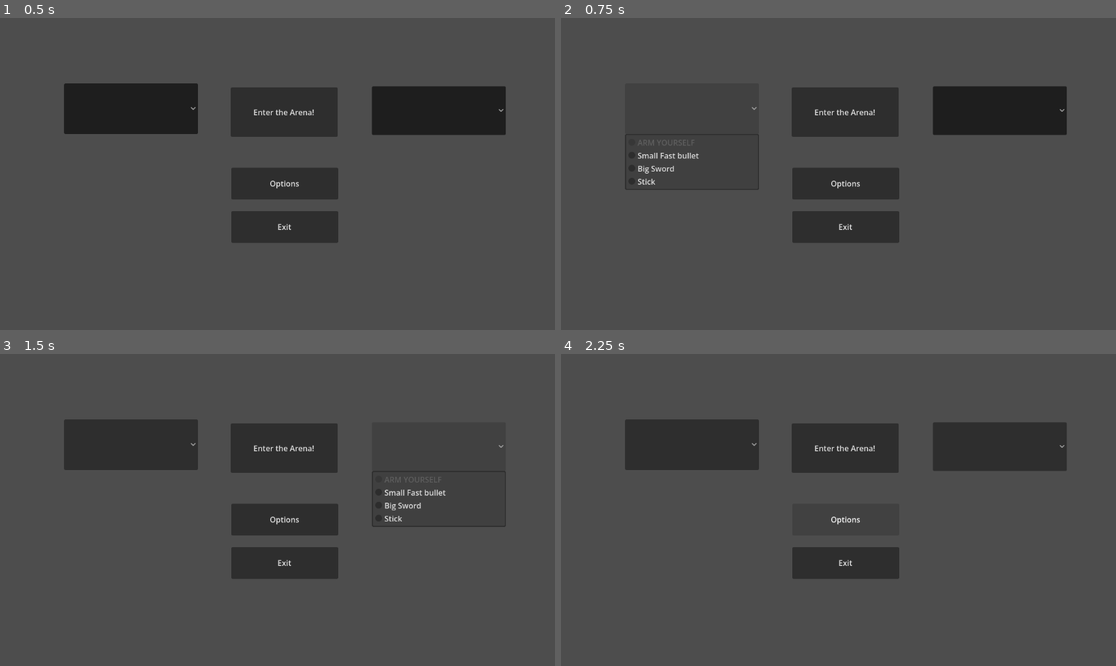
Above: before the commit, frames 1-4 (two rows, left to right).
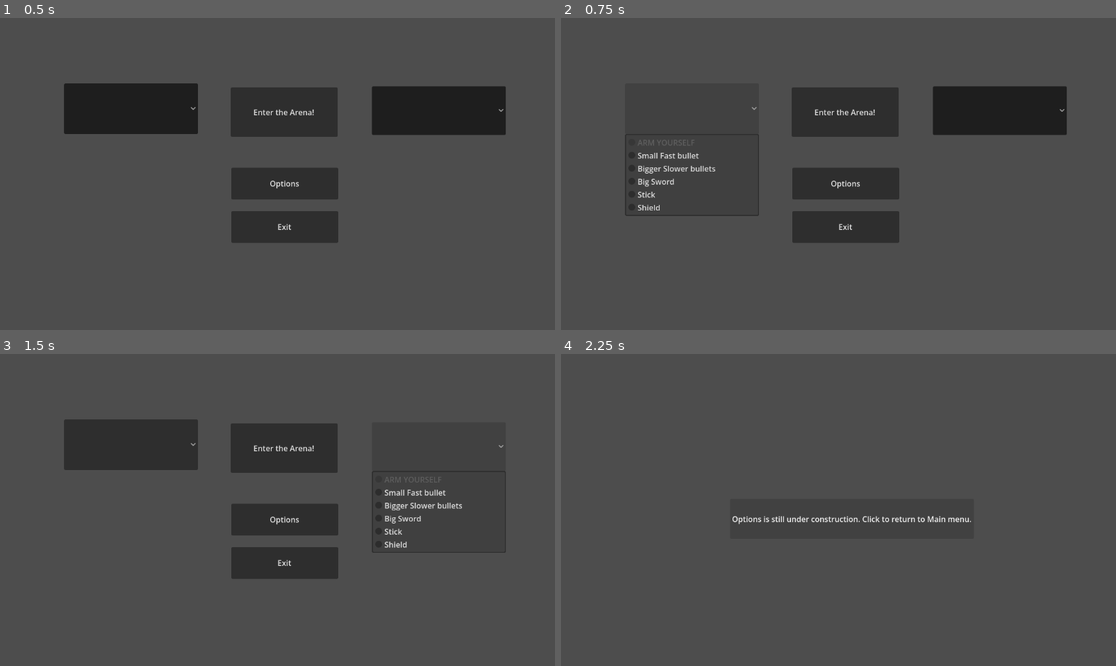
Above: after the commit, the same moments.

Repository: SKeppinger/brickbot-beatdown
Game: Godot game, scene res://GUI/main_menu.tscn
Same seed, same stepped clock (60 frames per second), same inputs: the game is played once before the commit and once after it. This scene is started directly instead of the project's main scene.
Inputs (mouse positions are in pixels of both pictures, inside the frame that each line leads up to):
- Up to frame 1 (0.5 s): no input
- Up to frame 2 (0.75 s): click (694, 108) at 0.5 s
- Up to frame 3 (1.5 s): click (438, 447) at 1.25 s
- Up to frame 4 (2.25 s): click "Options" at 2 s

Frame 1 is identical in both runs. In frame 2, 0.4% of the frame differs, in the area x 11-36%, y 47-64%; in frame 3, 0.4%; in frame 4, 13%, in the area x 11-92%, y 20-72%.

Commit message:
ARM YOURSELF

Diff:
--- a/GUI/main_menu.gd
+++ b/GUI/main_menu.gd
@@ -1,5 +1,43 @@
 extends Node2D
 
+## Just gonna do this the quick and dirty way for now
+## TODO: THIS WILL BE DONE MORE SENSIBLY IN THE FUTURE
+@onready var left_arm_dropdown = $"Left arm weapon"
+@onready var right_arm_dropdown = $"Right arm weapon"
+@export var attachment_1: PackedScene
+@export var attachment_2: PackedScene
+@export var attachment_3: PackedScene
+@export var attachment_4: PackedScene
+@export var attachment_5: PackedScene
+func get_attachments_from_dropdowns():
+	var attachments = [] #left then right
+	var l = null
+	var r = null
+	match left_arm_dropdown.get_selected_id():
+		1:
+			l = attachment_1
+		2:
+			l = attachment_2
+		3:
+			l = attachment_3
+		4:
+			l = attachment_4
+		5:
+			l = attachment_5
+	attachments.append(l)
+	match right_arm_dropdown.get_selected_id():
+		1:
+			r = attachment_1
+		2:
+			r = attachment_2
+		3:
+			r = attachment_3
+		4:
+			r = attachment_4
+		5:
+			r = attachment_5
+	attachments.append(r)
+	return attachments
 
 # Called when the node enters the scene tree for the first time.
 func _ready() -> void:
@@ -12,11 +50,16 @@
 
 
 func _on_fight_pressed() -> void:
-	get_tree().change_scene_to_file("res://demo/demo_arena.tscn")
+	if left_arm_dropdown.get_selected_id() and right_arm_dropdown.get_selected_id():
+		print(left_arm_dropdown.get_selected_id())
+		print(right_arm_dropdown.get_selected_id())
+		GameState.left_arm = get_attachments_from_dropdowns()[0]
+		GameState.right_arm = get_attachments_from_dropdowns()[1]
+		get_tree().change_scene_to_file("res://demo/demo_arena.tscn")
 
 
 func _on_options_pressed() -> void:
-	get_tree().change_scene_to_file("res://options.tscn")
+	get_tree().change_scene_to_file("res://GUI/options.tscn")
 
 
 func _on_exit_pressed() -> void:
--- a/GUI/main_menu.tscn
+++ b/GUI/main_menu.tscn
@@ -1,9 +1,19 @@
 [gd_scene format=3 uid="uid://hwwble31n3j5"]
 
-[ext_resource type="Script" uid="uid://b11pcibjx50pn" path="res://main_menu.gd" id="1_06t4h"]
+[ext_resource type="Script" uid="uid://b11pcibjx50pn" path="res://GUI/main_menu.gd" id="1_06t4h"]
+[ext_resource type="PackedScene" uid="uid://vu04671xunx7" path="res://attachments/fast_ranged_attachment.tscn" id="2_rhcmj"]
+[ext_resource type="PackedScene" uid="uid://ceuf45tbqi1rd" path="res://attachments/med_ranged_attachment.tscn" id="3_exjve"]
+[ext_resource type="PackedScene" uid="uid://bsxw3rsifs8f2" path="res://attachments/big_melee_attachment.tscn" id="4_s7n8e"]
+[ext_resource type="PackedScene" uid="uid://debxgxhqpgpf1" path="res://attachments/melee_attachment.tscn" id="5_w0c01"]
+[ext_resource type="PackedScene" uid="uid://cf2tch766jqhv" path="res://attachments/shield_attachment.tscn" id="6_w0c01"]
 
 [node name="Main Menu" type="Node2D" unique_id=1178264397]
 script = ExtResource("1_06t4h")
+attachment_1 = ExtResource("2_rhcmj")
+attachment_2 = ExtResource("3_exjve")
+attachment_3 = ExtResource("4_s7n8e")
+attachment_4 = ExtResource("5_w0c01")
+attachment_5 = ExtResource("6_w0c01")
 
 [node name="Left arm weapon" type="OptionButton" parent="." unique_id=1657294550]
 offset_left = 133.0
@@ -12,16 +22,20 @@
 offset_bottom = 241.0
 button_pressed = true
 keep_pressed_outside = true
-item_count = 4
+item_count = 6
 popup/item_0/text = "ARM YOURSELF"
 popup/item_0/id = 0
 popup/item_0/disabled = true
 popup/item_1/text = "Small Fast bullet"
 popup/item_1/id = 1
-popup/item_2/text = "Big Sword"
+popup/item_2/text = "Bigger Slower bullets"
 popup/item_2/id = 2
-popup/item_3/text = "Stick"
+popup/item_3/text = "Big Sword"
 popup/item_3/id = 3
+popup/item_4/text = "Stick"
+popup/item_4/id = 4
+popup/item_5/text = "Shield"
+popup/item_5/id = 5
 
 [node name="Right arm weapon" type="OptionButton" parent="." unique_id=1676839548]
 offset_left = 772.0
@@ -30,16 +44,20 @@
 offset_bottom = 243.0
 button_pressed = true
 keep_pressed_outside = true
-item_count = 4
+item_count = 6
 popup/item_0/text = "ARM YOURSELF"
 popup/item_0/id = 0
 popup/item_0/disabled = true
 popup/item_1/text = "Small Fast bullet"
 popup/item_1/id = 1
-popup/item_2/text = "Big Sword"
+popup/item_2/text = "Bigger Slower bullets"
 popup/item_2/id = 2
-popup/item_3/text = "Stick"
+popup/item_3/text = "Big Sword"
 popup/item_3/id = 3
+popup/item_4/text = "Stick"
+popup/item_4/id = 4
+popup/item_5/text = "Shield"
+popup/item_5/id = 5
 
 [node name="Fight" type="Button" parent="." unique_id=520077590]
 offset_left = 479.0
--- a/GUI/options.gd
+++ b/GUI/options.gd
@@ -12,4 +12,4 @@
 
 
 func _on_main_menu_pressed() -> void:
-	get_tree().changescenetofile("res://main_menu.tscn")
+	get_tree().change_scene_to_file("res://GUI/main_menu.tscn")
--- a/demo/player.gd
+++ b/demo/player.gd
@@ -54,7 +54,12 @@
 ## Ready (capture mouse)
 func _ready():
 	Input.mouse_mode = Input.MOUSE_MODE_CAPTURED
-	load_attachments() ## TEMPORARY FOR TESTING
+	if GameState.left_arm and GameState.right_arm:
+		var l = GameState.left_arm.instantiate()
+		var r = GameState.right_arm.instantiate()
+		$LeftArmAttachment.add_child(l)
+		$RightArmAttachment.add_child(r)
+		load_attachments() ## TEMPORARY FOR TESTING
 
 
 
@@ -97,13 +102,13 @@
 		if Input.is_action_just_pressed("change_shoulder"):
 			camera.position.x *= -1
 		## Left Arm
-		if Input.is_action_pressed("left_ability"):
+		if left_attachment and Input.is_action_pressed("left_ability"):
 			left_attachment.do_action()
 		## Right Arm
-		if Input.is_action_pressed("right_ability"):
+		if right_attachment and Input.is_action_pressed("right_ability"):
 			right_attachment.do_action()
 		## Special
-		if Input.is_action_pressed("special_ability"):
+		if special_attachment and Input.is_action_pressed("special_ability"):
 			pass
 
 		## Timers
--- a/demo/player.tscn
+++ b/demo/player.tscn
@@ -2,8 +2,6 @@
 
 [ext_resource type="Script" uid="uid://bbhrg8i6qpd4i" path="res://demo/player.gd" id="1_euw2q"]
 [ext_resource type="PackedScene" uid="uid://cjqh8oojt61a3" path="res://assets/character/demo_model/char_brickbot_1.glb" id="2_pdims"]
-[ext_resource type="PackedScene" uid="uid://cf2tch766jqhv" path="res://attachments/shield_attachment.tscn" id="3_pdims"]
-[ext_resource type="PackedScene" uid="uid://bsxw3rsifs8f2" path="res://attachments/big_melee_attachment.tscn" id="4_pdims"]
 [ext_resource type="PackedScene" uid="uid://bvqb4ofwl2w84" path="res://assets/character/brickbot/char_brickbot_2.glb" id="5_pdims"]
 
 [sub_resource type="CapsuleShape3D" id="CapsuleShape3D_kegl3"]
@@ -16,7 +14,7 @@
 transform = Transform3D(-1, 0, -8.742278e-08, 0, 1, 0, 8.742278e-08, 0, -1, 0, -1.1204621, 0)
 visible = false
 
-[node name="Skeleton3D" parent="char_brickbot_1/metarig" index="0"]
+[node name="Skeleton3D" parent="char_brickbot_1/metarig" parent_id_path=PackedInt32Array(1138550672, 1041924663) index="0" unique_id=301934269]
 bones/3/rotation = Quaternion(-0.0016382344, 0.013940774, -0.9897335, 0.14223386)
 bones/5/rotation = Quaternion(-0.072738804, 0.9544648, 0.017236829, -0.28880617)
 bones/6/rotation = Quaternion(-0.0016780565, -0.013922628, 0.9887918, 0.14864105)
@@ -40,16 +38,12 @@
 [node name="LeftArmAttachment" type="Node3D" parent="." unique_id=178813499]
 transform = Transform3D(1, 0, 0, 0, 1, 0, 0, 0, 1, -0.6, 0, 0)
 
-[node name="Shield" parent="LeftArmAttachment" unique_id=757603234 instance=ExtResource("3_pdims")]
-
 [node name="RightArmAttachment" type="Node3D" parent="." unique_id=2130059498]
 transform = Transform3D(1, 0, 0, 0, 1, 0, 0, 0, 1, 0.6, 0, 0)
 
-[node name="BigMeleeAttachment" parent="RightArmAttachment" unique_id=1751486643 instance=ExtResource("4_pdims")]
-
 [node name="char_brickbot_2" parent="." unique_id=496472428 instance=ExtResource("5_pdims")]
 
-[node name="Skeleton3D" parent="char_brickbot_2/metarig" parent_id_path=PackedInt32Array(496472428, 1086040228) index="0" unique_id=649960190]
+[node name="Skeleton3D" parent="char_brickbot_2/metarig" parent_id_path=PackedInt32Array(496472428, 384528686) index="0" unique_id=437304694]
 bones/0/position = Vector3(2.7782404e-10, 1.0712608, -0.0013082863)
 bones/3/rotation = Quaternion(0.049790867, 0.37020862, -0.917968, 0.13342194)
 bones/4/rotation = Quaternion(0.5976825, -0.17334944, -0.0103760045, 0.7826992)
--- a/game_state.gd
+++ b/game_state.gd
@@ -4,6 +4,6 @@
 var paused = false # Whether the game is paused or not
 
 ## Equipped Attachments
-var left_arm
-var right_arm
-var special_attachment
+var left_arm: PackedScene
+var right_arm: PackedScene
+var special_attachment: PackedScene
Not shown, changed: GUI/Loadbearingcoconut.txt
